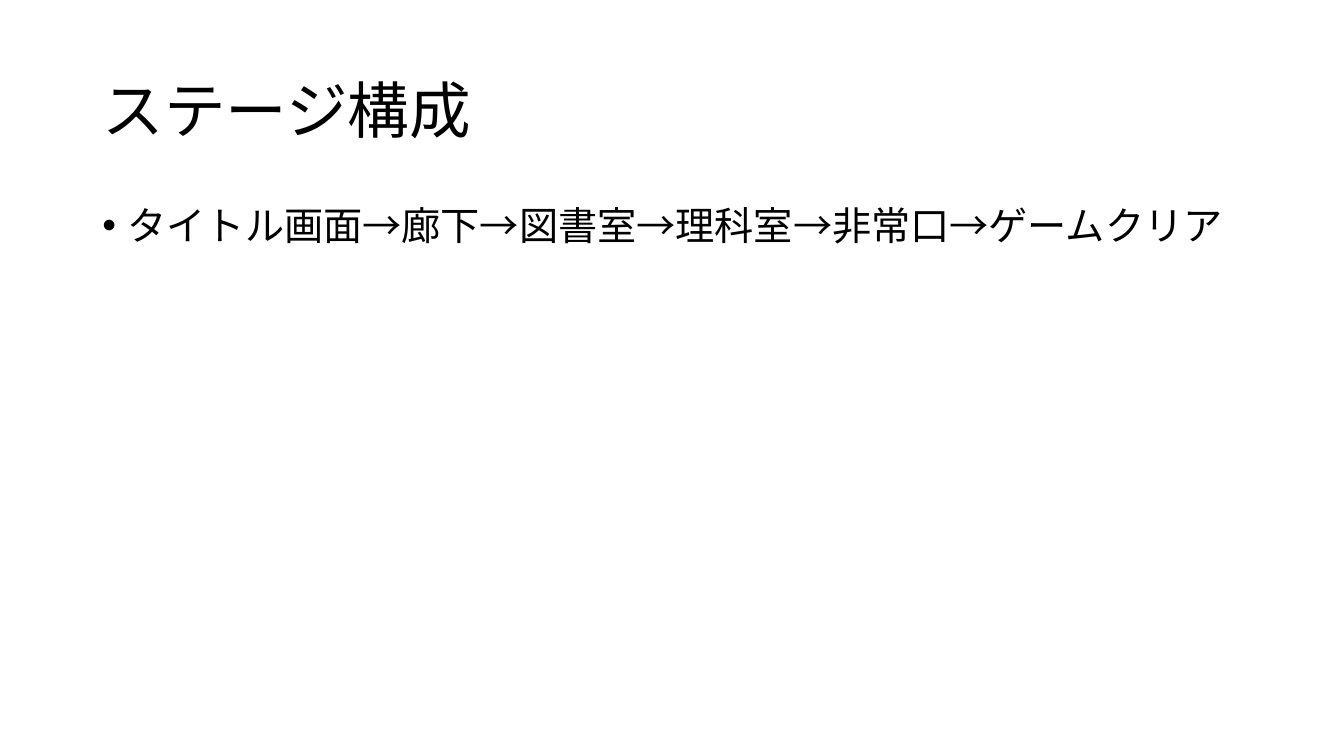
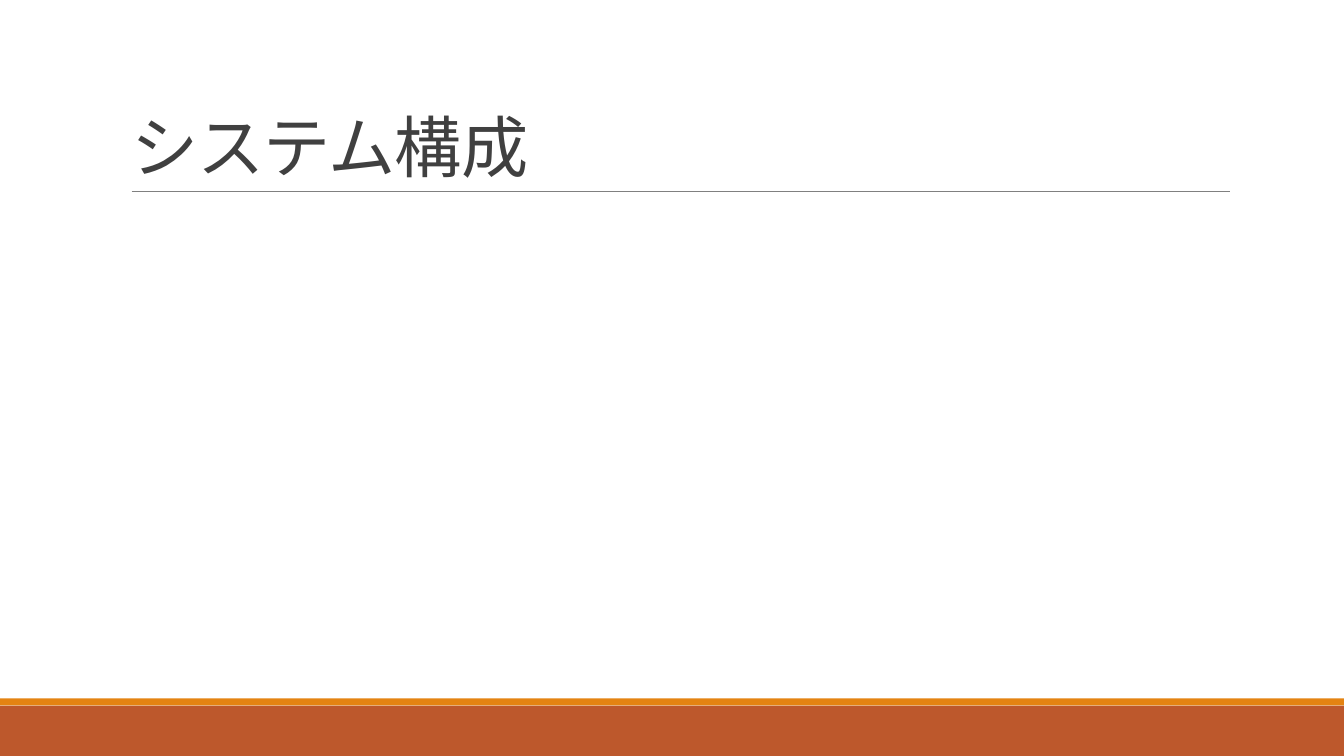
Before and after one commit to YudaiSugimoto17/team-7, a slide deck: slide 5 of presentation/presentation.pptx (slide 4 before the commit). Drawn at 1344x756 pixels with LibreOffice and Linux fonts; fonts in the diff are those of the drawing. Boxes give left, top, right and bottom in pixels: in the first picture for what was removed or moved away, otherwise in the second. Text is boxed around its words. In the diff, an @@ line names an element or a change of style, - is before the commit and + after.

```diff
--- a/presentation/presentation.pptx
+++ b/presentation/presentation.pptx
@@ title "システム構成" at <box>131,115,528,178</box>: vertical alignment middle to bottom @@
@@ title at <box>131,115,528,178</box>: text changed; size 44 to 48 pt; font Noto Sans CJK JP to Calibri; text colour #000000 to #404040 @@
-ステージ構成
+システム構成
@@ text removed at <box>128,207,1223,244</box> @@
-• タイトル画面→廊下→図書室→理科室→非常口→ゲームクリア
@@ line added from (132, 192) to (1231, 192), #808080 0.5 pt @@
@@ rectangle added at <box>0,706,1344,756</box>, fill #BD582C @@
@@ rectangle added at <box>0,699,1344,706</box>, fill #E48312 @@
```
Also in this commit, not shown: 1 other slide changed, 7 slides added, 2 slides removed, 1 other file.
